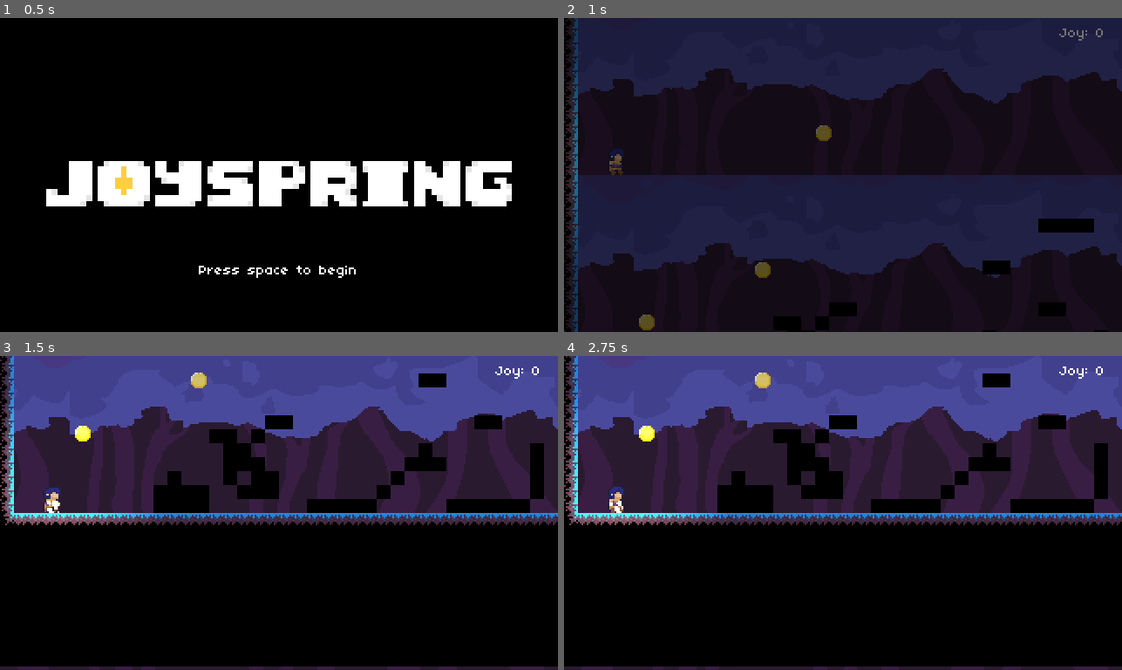
Above: before the commit, frames 1-4 (two rows, left to right).
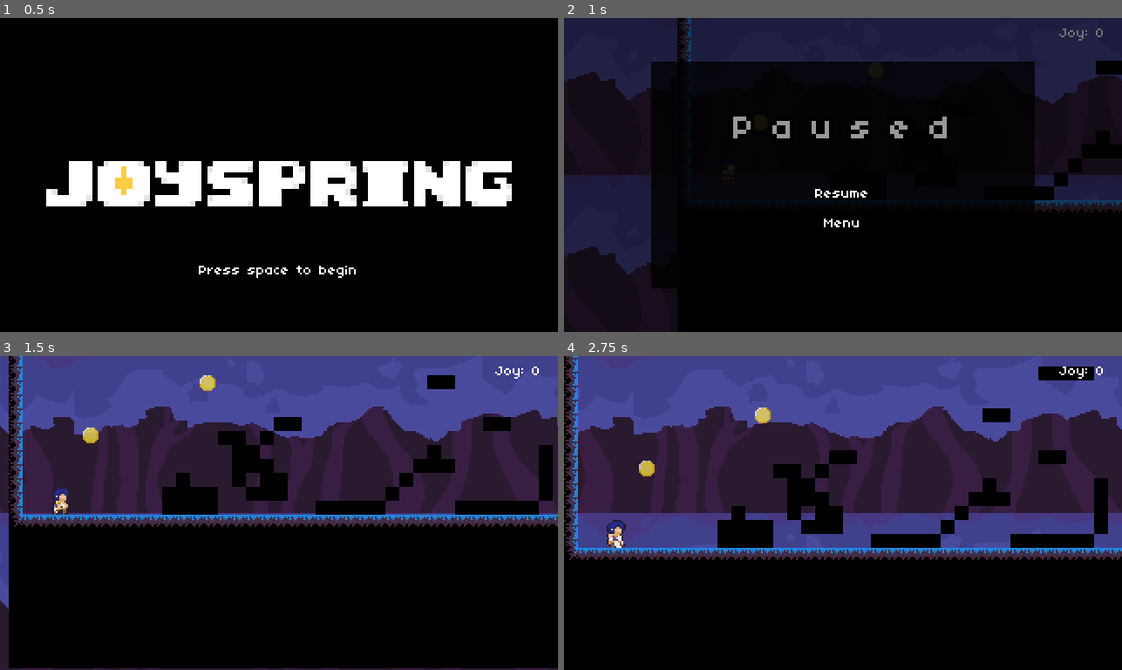
Above: after the commit, the same moments.

Repository: studio-heart-engine/joyspring
Game: Godot game, scene res://Menu.tscn
Same seed, same stepped clock (60 frames per second), same inputs: the game is played once before the commit and once after it.
Inputs (mouse positions are in pixels of both pictures, inside the frame that each line leads up to):
- Up to frame 1 (0.5 s): no input
- Up to frame 2 (1 s): click "Press space to begin" at 0.5 s
- Up to frame 3 (1.5 s): click (279, 531) at 1.25 s, where only the run after the commit has a clickable "Resume"
- Up to frame 4 (2.75 s): hold Up (up) from 2.03 s (still down); hold Space (dash) from 2.03 s (still down)

Frame 1 is identical in both runs. In frame 2, 42% of the frame differs, in the area x 0-100%, y 0-100%; in frame 3, 11%; in frame 4, 22%.

Commit message:
fixed bugs

Diff:
--- a/PauseScreen.gd
+++ b/PauseScreen.gd
@@ -1,19 +1,16 @@
 extends CanvasLayer
-
-func _ready():
-	$MarginContainer.hide()
 
 func _input(event):
 	if event.is_action_pressed("pause"):
 		if get_tree().paused:
 			resume()
-			#Input.set_mouse_mode(Input.MOUSE_MODE_CAPTURED)
+			Input.set_mouse_mode(Input.MOUSE_MODE_CAPTURED)
 		else:
 			pause()
 
 func _on_ResumeButton_pressed():
 	resume()
-	#Input.set_mouse_mode(Input.MOUSE_MODE_CAPTURED)
+	Input.set_mouse_mode(Input.MOUSE_MODE_CAPTURED)
 
 
 func _on_MenuButton_pressed():
--- a/PauseScreen.tscn
+++ b/PauseScreen.tscn
@@ -28,7 +28,7 @@
 margin_top = 25.0
 margin_right = 270.0
 margin_bottom = 155.0
-color = Color( 0, 0, 0, 1 )
+color = Color( 0, 0, 0, 0.901961 )
 
 [node name="VBoxContainer" type="VBoxContainer" parent="MarginContainer"]
 margin_left = 50.0
--- a/PlatformerTemplate.tscn
+++ b/PlatformerTemplate.tscn
@@ -537,23 +537,16 @@
 }
 
 [node name="Player" parent="." instance=ExtResource( 6 )]
-position = Vector2( 30, 0 )
+position = Vector2( 30, 120 )
 
 [node name="CollisionShape" parent="Player" index="1"]
 visible = false
 
 [node name="Camera" parent="Player" index="2"]
-smoothing_enabled = false
-smoothing_speed = 10.0
+limit_smoothed = true
 
 [node name="Hitbox" parent="Player" index="3"]
 visible = false
-
-[node name="Light2D" parent="Player" index="4"]
-position = Vector2( 0, -8.21464 )
-shadow_gradient_length = 16.0
-shadow_filter = 0
-shadow_filter_smooth = 0.0
 
 [node name="Coins" type="Node" parent="."]
 editor/display_folded = true
@@ -588,10 +581,6 @@
 [node name="MarginContainer" type="MarginContainer" parent="HUD"]
 anchor_right = 1.0
 anchor_bottom = 1.0
-margin_left = -0.21463
-margin_top = -0.214638
-margin_right = -0.21463
-margin_bottom = -0.21463
 custom_constants/margin_right = 10
 custom_constants/margin_top = 5
 custom_constants/margin_left = 10
--- a/Player.tscn
+++ b/Player.tscn
@@ -40,7 +40,7 @@
 }
 
 [sub_resource type="RectangleShape2D" id=3]
-extents = Vector2( 4.79341, 7.99182 )
+extents = Vector2( 4, 8 )
 
 [node name="Player" type="KinematicBody2D"]
 light_mask = 0
@@ -66,6 +66,7 @@
 shape = SubResource( 3 )
 
 [node name="Camera" type="Camera2D" parent="."]
+visible = false
 current = true
 limit_left = 0
 smoothing_enabled = true
@@ -81,6 +82,7 @@
 shape = SubResource( 3 )
 
 [node name="Light2D" type="Light2D" parent="."]
+visible = false
 position = Vector2( 0, -8 )
 texture = ExtResource( 6 )
 texture_scale = 0.13
--- a/project.godot
+++ b/project.godot
@@ -111,3 +111,7 @@
 2d_physics/layer_2="enemies"
 2d_physics/layer_3="coins"
 2d_physics/layer_4="environment"
+
+[rendering]
+
+quality/2d/use_pixel_snap=true
